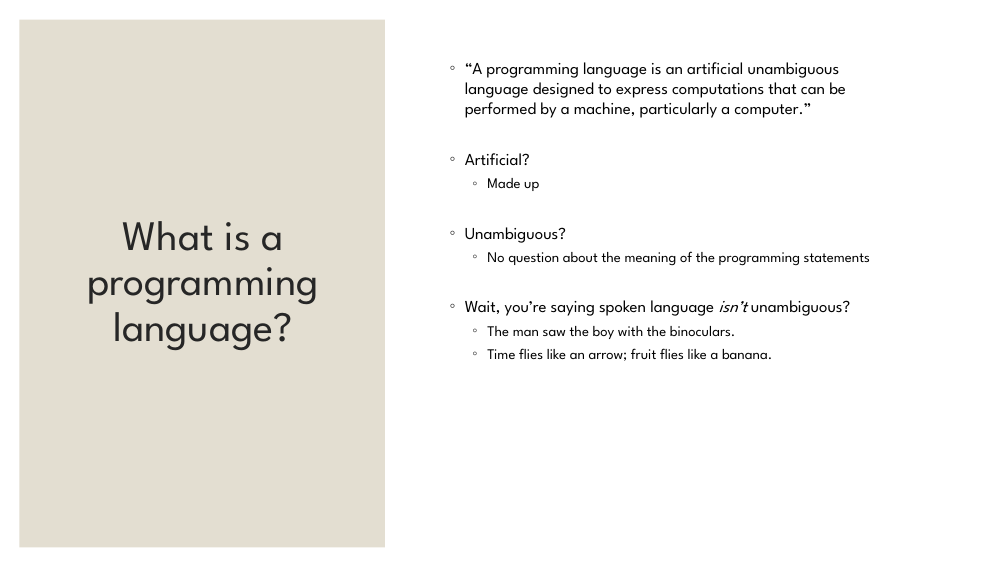
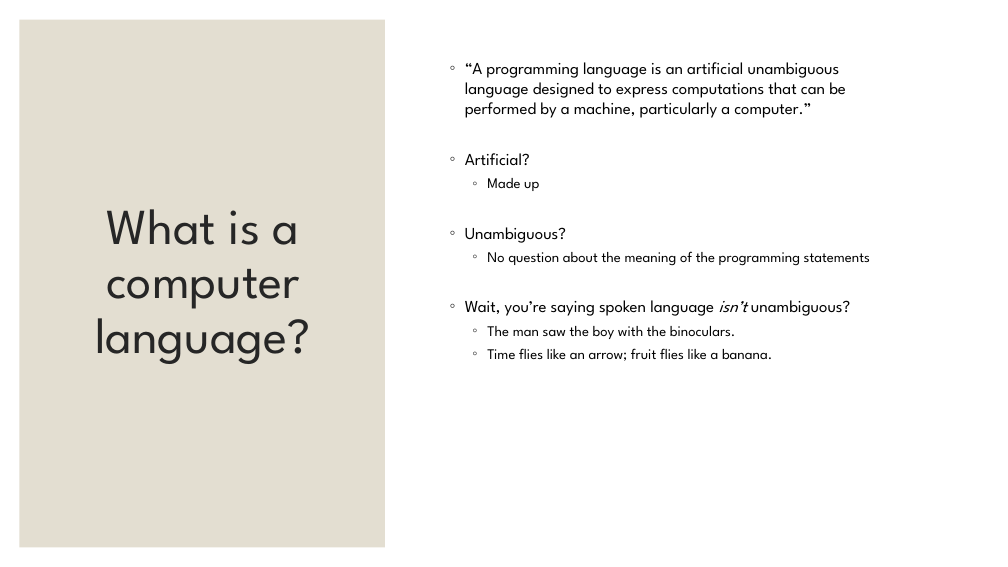
Before and after one commit to cs-courses-mountunion/CSC108Fall2023, a slide deck: slide 3 of lecnotes/lecture01.pptx. Drawn at 1008x567 pixels with LibreOffice and Linux fonts; fonts in the diff are those of the drawing. Boxes give left, top, right and bottom in pixels: in the first picture for what was removed or moved away, otherwise in the second. Text is boxed around its words. In the diff, an @@ line names an element or a change of style, - is before the commit and + after.

```diff
--- a/lecnotes/lecture01.pptx
+++ b/lecnotes/lecture01.pptx
@@ title at (95, 209, 310, 364): text changed; size 40 to 48 pt @@
-What is a programming language?
+What is a computer language?
```
Also in this commit, not shown: 4 other slides changed, 1 other file.
